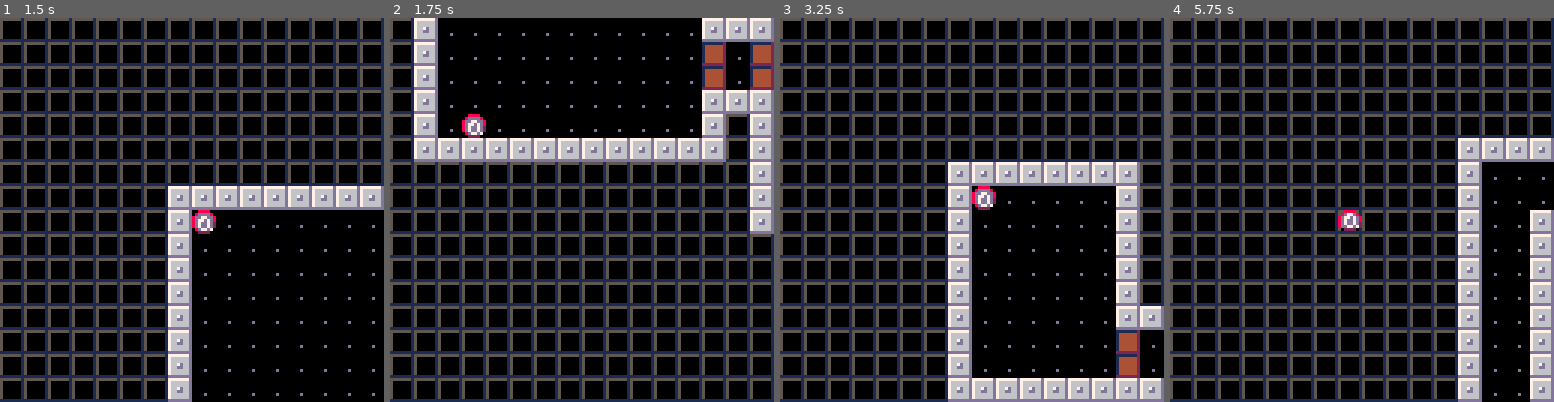
Above: before the commit, frames 1-4 (left to right).
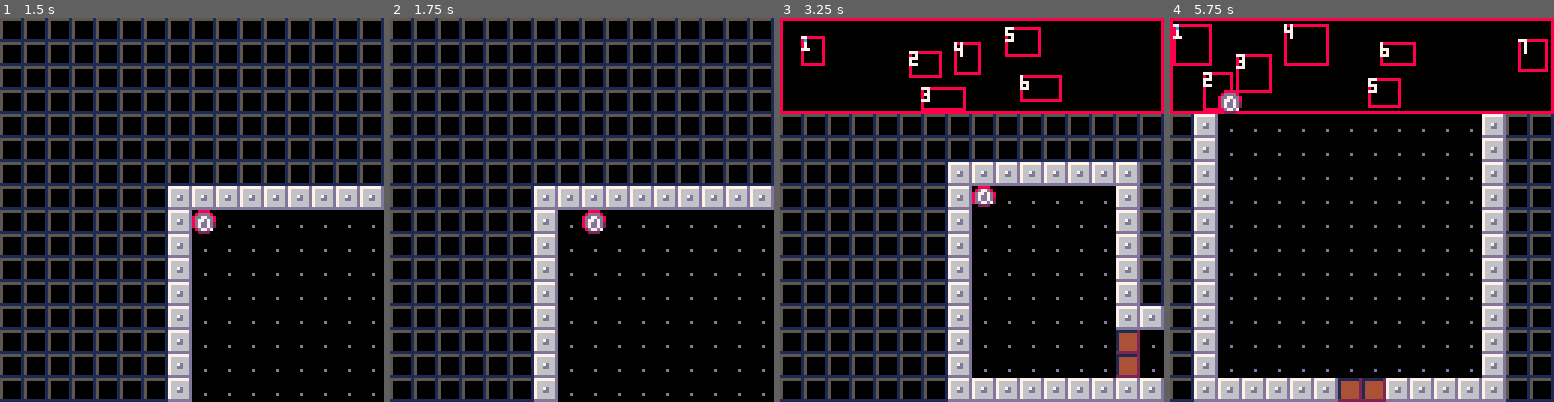
Above: after the commit, the same moments.

Repository: eduszesz/shmup
Game: PICO-8 cartridge rooms.p8
Two runs of this game, one before a commit and one after it. Both use one fixed random seed, a clock stepped at 60 frames per second and the inputs below.
Inputs:
- Up to frame 1 (1.5 s): tap X (X key) at 0.33, 1.07 s; tap O (Z key) at 0.7 s
- Up to frame 2 (1.75 s): hold Right from 1.6 s (still down); tap O (Z key) at 1.7 s
- Up to frame 3 (3.25 s): tap X (X key) at 1.85, 2.97 s; release Right at 2.1 s; tap O (Z key) at 2.1, 2.5, 2.9 s; hold Up 2.15-2.42 s; hold Right 2.47-3.03 s; hold Left from 3.08 s (still down)
- Up to frame 4 (5.75 s): tap O (Z key) every 0.4 s from 3.3 to 5.7 s; release Left at 3.58 s; hold Down 3.63-3.97 s; hold Right 4.02-4.68 s; tap X (X key) at 4.08, 5.2 s; hold Up 4.73-5.03 s; hold Left 5.08-5.68 s; hold Down from 5.73 s (still down)

Frame 1 is identical in both runs. In frame 2, 43% of the frame differs, in the area x 6-100%, y 0-100%; in frame 3, 12%; in frame 4, 55%, in the area x 0-100%, y 0-100%.

Commit message:
doors almost there

Diff:
--- a/rooms.p8
+++ b/rooms.p8
@@ -7,7 +7,7 @@
 	rooms={}
 	ways={}
 	doors={}
-	opdoors={}
+	tledoors={}
 	auxt={}
 	map_w=1024
 	map_h=256
@@ -57,19 +57,19 @@
 	end
 
 	if hit((p.x+p.dx),p.y,7,7,1) then
-		local od={x=flr((p.x+p.dx)/8),
+		local d={x=flr((p.x+p.dx)/8),
 				y=flr(p.y/8),
 				dir="x"}
-				add(opdoors,od)
+				add(doors,d)
 		--mset(flr((p.x+p.dx)/8),flr(p.y/8),6)
 		p.dx=0
 	end
 
 	if hit(p.x,(p.y+p.dy),7,7,1) then
-		local od={x=flr(p.x/8),
+		local d={x=flr(p.x/8),
 				y=flr((p.y+p.dy)/8),
 				dir="y"}
-				add(opdoors,od)
+				add(doors,d)
 		--mset(flr(p.y/8),flr((p.y+p.dy)/8),6)
 		p.dy=0
 	end
@@ -200,7 +200,7 @@
 function clearmap()
 	rooms={}
 	ways={}
-	opdoors={}
+	doors={}
 	for x=0,127 do
 		for y=0,31 do
 			mset(x,y,0)
@@ -343,6 +343,14 @@
 end
 
 function setdoors()
+	for x=0,127 do
+		mset(x,0,1)
+		mset(x,31,1)
+	end
+	for y=0,31 do
+		mset(0,y,1)
+		mset(127,y,1)
+	end
 	for x=0, 127 do
 		for y=0, 31 do
 			if mget(x,y)==1 then
@@ -409,23 +417,62 @@
 			end
 		end
 	end
+	for x=0,127 do
+		for y=0,31 do
+			if mget(x,y)==4 then
+				 local d={x=x,y=y}
+				 add(tledoors,d)
+			end
+		end
+	end
+	for d in all(tledoors) do
+		local sum=0
+		for i=-1,1,2 do
+			if mget(d.x+i,d.y)==2 then
+						sum+=1
+			end
+		end
+		for j=-1,1,2 do
+			if mget(d.x,d.y+j)==2 then
+				sum+=1
+			end
+		end
+
+	end
+	if sum==3 then
+		local x,y=0,0
+		for i=-1,1,2 do
+			if mget(d.x+i,d.y)==3 then
+				x=d.x+(i*-1)
+				y=d.y
+				mset(x,y,7)
+			end
+		end
+		for j=-1,1,2 do
+			if mget(d.x,d.y+j)==3 then
+				x=d.x
+				y=d.y+(j*-1)
+				mset(x,y,7)
+			end
+		end
+	end
 end
 
 function ydoors(x,y,j)
  local _j=j
  local j=0
-	while mget(x+j,y)==4 do
+	while mget(x+j,y)>=4 do
 		local i=1
-		while mget(x+j,y+i)==4 do
+		while mget(x+j,y+i)>=4 do
 			mset(x+j,y+i,6)
 			i+=1
 		end
 		i=-1
-		while mget(x+j,y+i)==4 do
+		while mget(x+j,y+i)>=4 do
 			mset(x+j,y+i,6)
 			i-=1
 		end
-		if mget(x+j,y)==4 then
+		if mget(x+j,y)>=4 then
 			mset(x+j,y,6)
 			i=1
 		end
@@ -436,18 +483,18 @@
 
 function xdoors(x,y,j)
 	local _j=j
-	while mget(x,y+j)==4 do
+	while mget(x,y+j)>=4 do
 		local i=1
-		while mget(x+i,y+j)==4 do
+		while mget(x+i,y+j)>=4 do
 			mset(x+i,y+j,6)
 			i+=1
 		end
 		i=-1
-		while mget(x+i,y+j)==4 do
+		while mget(x+i,y+j)>=4 do
 			mset(x+i,y+j,6)
 			i-=1
 		end
-		if mget(x,y+j)==4 then
+		if mget(x,y+j)>=4 then
 			mset(x,y+j,6)
 			i=1
 		end
@@ -456,129 +503,12 @@
 end
 
 function opendoors()
-	for od in all(opdoors) do
-		local x,y=od.x,od.y
+	for d in all(doors) do
+		local x,y=d.x,d.y
 		ydoors(x,y,1)
 		ydoors(x,y,-1)
 		xdoors(x,y,1)
 		xdoors(x,y,-1)
-		--[[
-		local j=0
-		while mget(x+j,y)==4 do
-			local i=1
-			while mget(x+j,y+i)==4 do
-				mset(x+j,y+i,6)
-				i+=1
-			end
-			i=-1
-			while mget(x+j,y+i)==4 do
-				mset(x+j,y+i,6)
-				i-=1
-			end
-			if mget(x+j,y)==4 then
-				mset(x+j,y,6)
-				i=1
-			end
-			j+=1
-		end
-		j=0
-
-		while mget(x,y+j)==4 do
-			local i=1
-			while mget(x+i,y+j)==4 do
-				mset(x+i,y+j,6)
-				i+=1
-			end
-			i=-1
-			while mget(x+i,y+j)==4 do
-				mset(x+i,y+j,6)
-				i-=1
-			end
-			if mget(x,y+j)==4 then
-				mset(x,y+j,6)
-				i=1
-			end
-			j+=1
-		end
-		j=0
-		while mget(x,y+j)==4 do
-			local i=1
-			while mget(x+i,y+j)==4 do
-				mset(x+i,y+j,6)
-				i+=1
-			end
-			i=-1
-			while mget(x+i,y+j)==4 do
-				mset(x+i,y+j,6)
-				i-=1
-			end
-			if mget(x,y+j)==4 then
-				mset(x,y+j,6)
-				i=1
-			end
-			j-=1
-		end]]
-
-		--[[
-		if od.dir=="x" then
-			local j=1
-			local i=0
-			if mget(x,y+1)!=4 then
-				j=-1
-			end
-			if mget(x,y-1)!=4 then
-				j=1
-			end
-
-			while mget(x,y+i)==4 do
-				mset(x,y+i,6)
-				i+=j
-			end
-			i=0
-			if mget(x+1,y)==4 then
-				for j=-1,1,2 do
-					while mget(x+1,y+i)==4 do
-						mset(x+1,y+i,6)
-						i+=j
-					end
-				end
-			end
-
-		end
-		if od.dir=="y" then
-			local j=1
-			local i=0
-			if mget(x+1,y)!=4 then
-				j=-1
-			end
-			if mget(x-1,y)!=4 then
-				j=1
-			end
-			while mget(x+i,y)==4 do
-				mset(x+i,y,6)
-				i+=j
-			end
-			i=0
-			if mget(x,y+1)==4 then
-				for j=-1,1,2 do
-					while mget(x+i,y)==4 do
-						mset(x+i,y-j,6)
-						i+=j
-					end
-				end
-			end
-			i=0
-			if mget(x,y-1)==4 then
-				for j=-1,1,2 do
-					while mget(x+i,y)==4 do
-						mset(x+i,y-j,6)
-						i+=j
-					end
-				end
-			end
-
-		end
-	]]
 	end
 end
 
@@ -685,14 +615,14 @@
 end
 
 __gfx__
-0000000055555551000000007777777d1111111200000000eeeeeeee000000000000000000000000000000000000000000000000000000000000000000000000
-0000000050000001000000007666666d1444444200000000eeeeeeee000000000000000000000000000000000000000000000000000000000000000000000000
-0070070050000001000000007666666d1444444200000000eeeeeeee000000000000000000000000000000000000000000000000000000000000000000000000
-0007700050000001000000007667d66d1444444200000000eeeeeeee000000000000000000000000000000000000000000000000000000000000000000000000
-000770005000000100000000766dd66d1444444200000000eeeeeeee000000000000000000000000000000000000000000000000000000000000000000000000
-00700700500000010000d0007666666d1444444200008000eeeeeeee000000000000000000000000000000000000000000000000000000000000000000000000
-0000000050000001000000007666666d1444444200000000eeeeeeee000000000000000000000000000000000000000000000000000000000000000000000000
-000000001111111100000000dddddddd2222222200000000eeeeeeee000000000000000000000000000000000000000000000000000000000000000000000000
+0000000055555551000000007777777d1111111200000000eeeeeeeecccccccc0000000000000000000000000000000000000000000000000000000000000000
+0000000050000001000000007666666d1444444200000000eeeeeeeecccccccc0000000000000000000000000000000000000000000000000000000000000000
+0070070050000001000000007666666d1444444200000000eeeeeeeecccccccc0000000000000000000000000000000000000000000000000000000000000000
+0007700050000001000000007667d66d1444444200000000eeeeeeeecccccccc0000000000000000000000000000000000000000000000000000000000000000
+000770005000000100000000766dd66d1444444200000000eeeeeeeecccccccc0000000000000000000000000000000000000000000000000000000000000000
+00700700500000010000d0007666666d1444444200008000eeeeeeeecccccccc0000000000000000000000000000000000000000000000000000000000000000
+0000000050000001000000007666666d1444444200000000eeeeeeeecccccccc0000000000000000000000000000000000000000000000000000000000000000
+000000001111111100000000dddddddd2222222200000000eeeeeeeecccccccc0000000000000000000000000000000000000000000000000000000000000000
 00888800008888000000000000000000000000000000000000000000000000000000000000000000000000000000000000000000000000000000000000000000
 08dddd8008d77d800000000000000000000000000000000000000000000000000000000000000000000000000000000000000000000000000000000000000000
 8dd77dd88d77d7d80000000000000000000000000000000000000000000000000000000000000000000000000000000000000000000000000000000000000000
